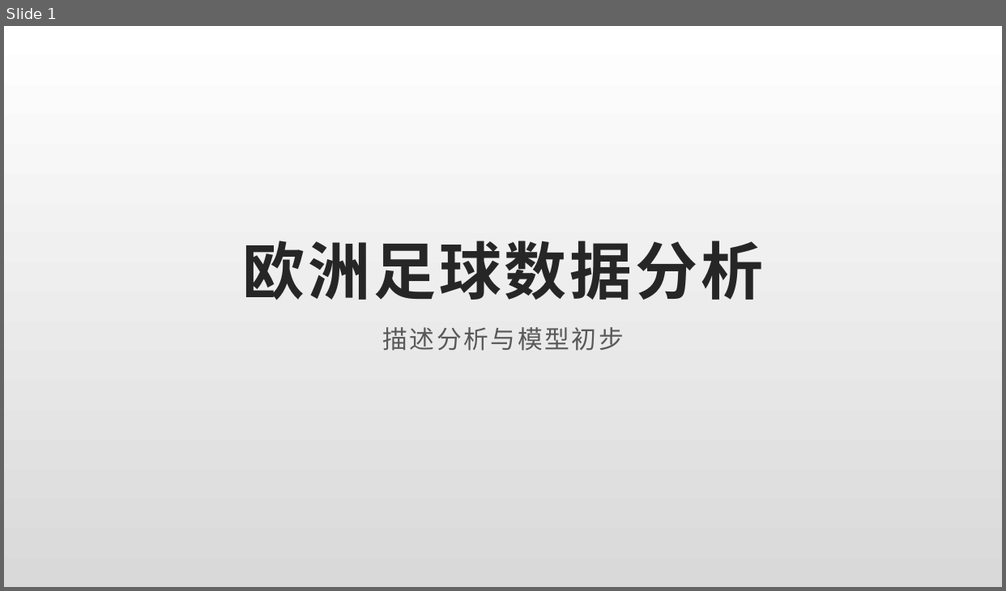
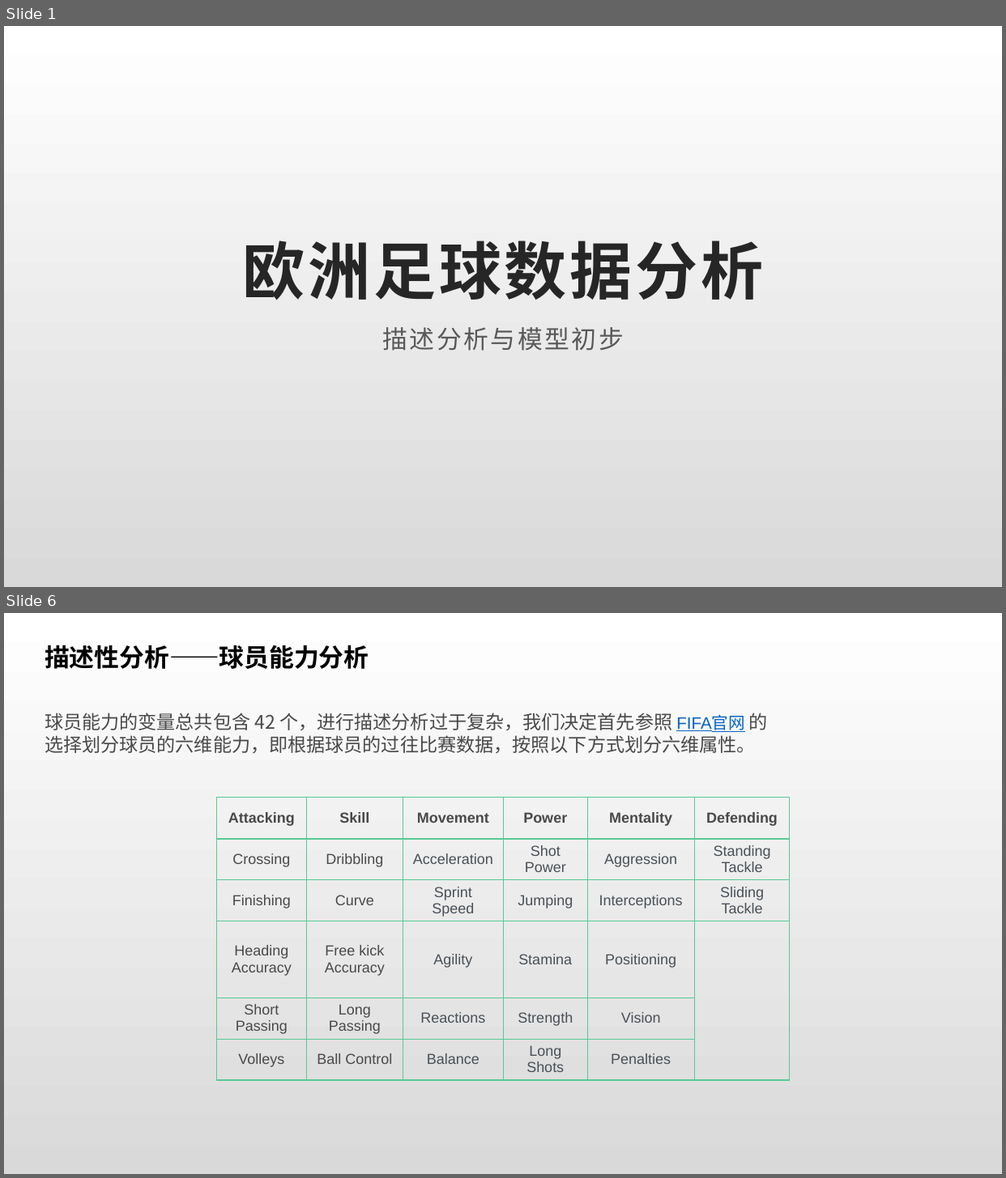
Before and after one commit to rucnyz/soccer, a slide deck: notebooks/欧洲足球展示.pptx. Shown one above the other, each under a label of ours: slide 1 before the commit, slides 1 and 6 after it; the slides between them are not shown. The pictures are 1006x591 and 1006x1178 pixels, drawn with LibreOffice and Linux fonts; fonts in the diff are those of the drawing. Boxes give left, top, right and bottom in pixels: in the first picture for what was removed or moved away, otherwise in the second. Text is boxed around its words. In the diff, an @@ line names an element or a change of style, - is before the commit and + after.

```diff
--- a/notebooks/欧洲足球展示.pptx
+++ b/notebooks/欧洲足球展示.pptx
@@ slide 6 added at (4,613,1002,1174), background gradient #FFFFFF to #D9D9D9 @@
@@ text added at (44,645,368,669), 24 pt, text #000000, bold @@
+描述性分析——球员能力分析
@@ text added at (44,713,768,753), 18 pt, text #494949 @@
+球员能力的变量总共包含 42 个，进行描述分析过于复杂，我们决定首先参照 FIFA官网 的选择划分球员的六维能力，即根据球员的过往比赛数据，按照以下方式划分六维属性。
@@ table added at (216,798,790,1081), 6 rows, 6 columns @@
+Attacking | Skill | Movement | Power | Mentality | Defending
+Crossing | Dribbling | Acceleration | Shot Power | Aggression | Standing Tackle
+Finishing | Curve | Sprint Speed | Jumping | Interceptions | Sliding Tackle
+Heading Accuracy | Free kick Accuracy | Agility | Stamina | Positioning | 
+Short Passing | Long Passing | Reactions | Strength | Vision | 
+Volleys | Ball Control | Balance | Long Shots | Penalties | 
```
Also in this commit, not shown: 2 slides changed, 22 other slides added, 2 other files.
